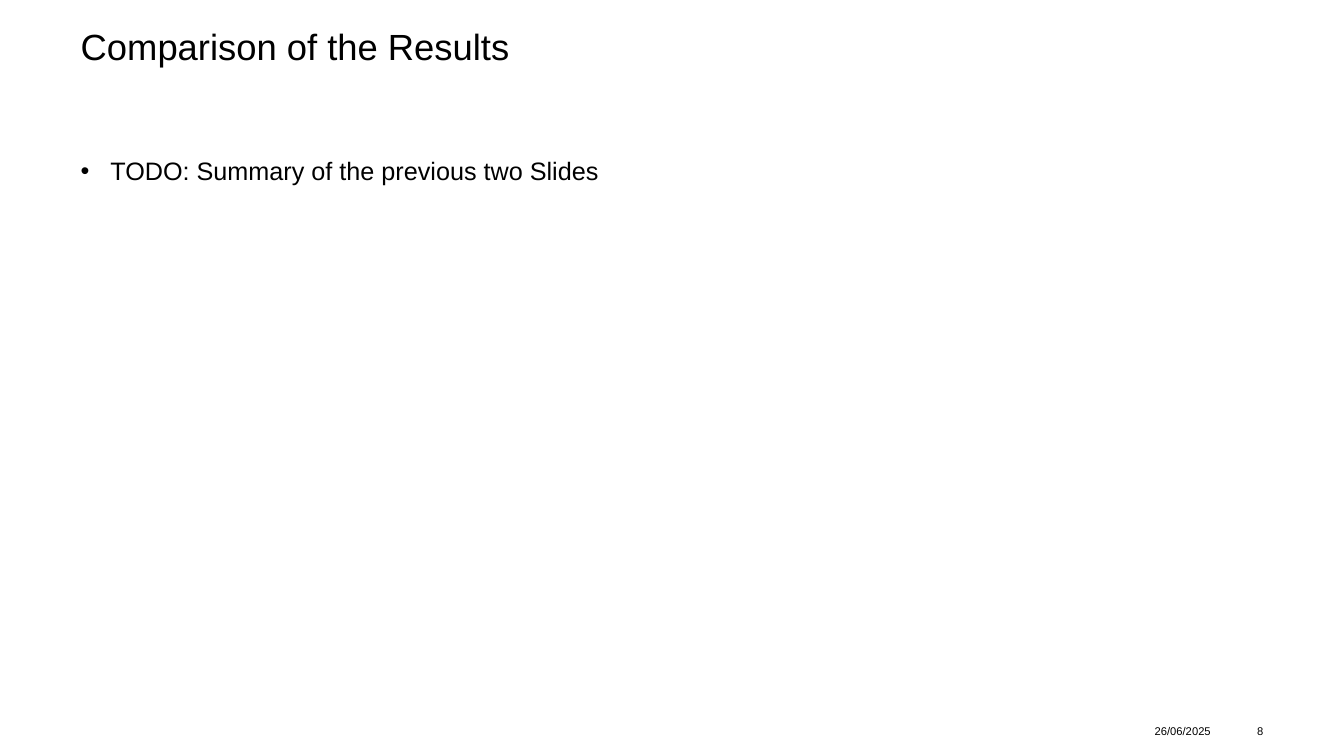
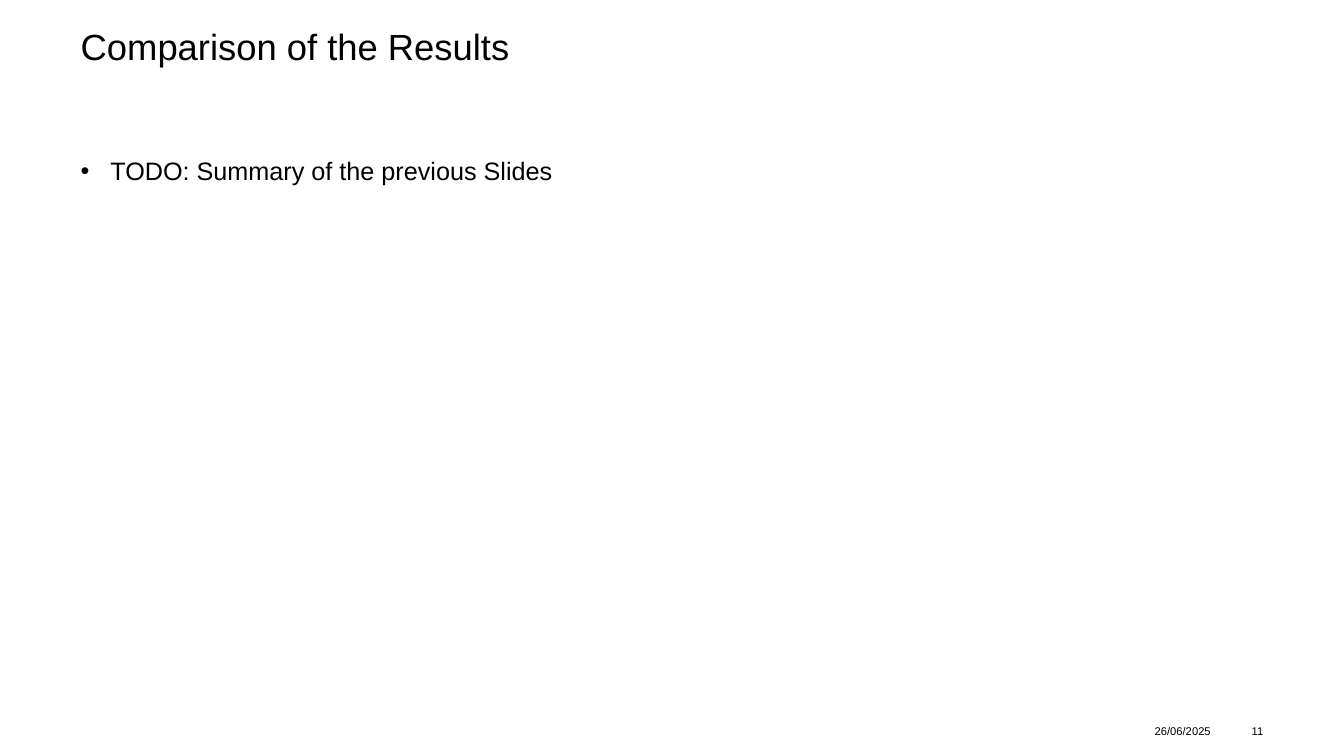
Before and after one commit to adidell01/MahjongOptimization, a slide deck: slide 11 of ProjectPresentation_asadikovic_jlyrer.pptx (slide 8 before the commit). Drawn at 1344x756 pixels with LibreOffice and Linux fonts; fonts in the diff are those of the drawing; background and template pictures are left out. Boxes give left, top, right and bottom in pixels: in the first picture for what was removed or moved away, otherwise in the second. Text is boxed around its words. In the diff, an @@ line names an element or a change of style, - is before the commit and + after.

```diff
--- a/ProjectPresentation_asadikovic_jlyrer.pptx
+++ b/ProjectPresentation_asadikovic_jlyrer.pptx
@@ text at <box>110,161,553,186</box>: text changed @@
-• TODO: Summary of the previous two Slides
+• TODO: Summary of the previous Slides
@@ page number at <box>1252,727,1264,735</box>: text changed @@
-8
+11
```
Also in this commit, not shown: 6 other slides changed, 7 slides added, 2 other files.
